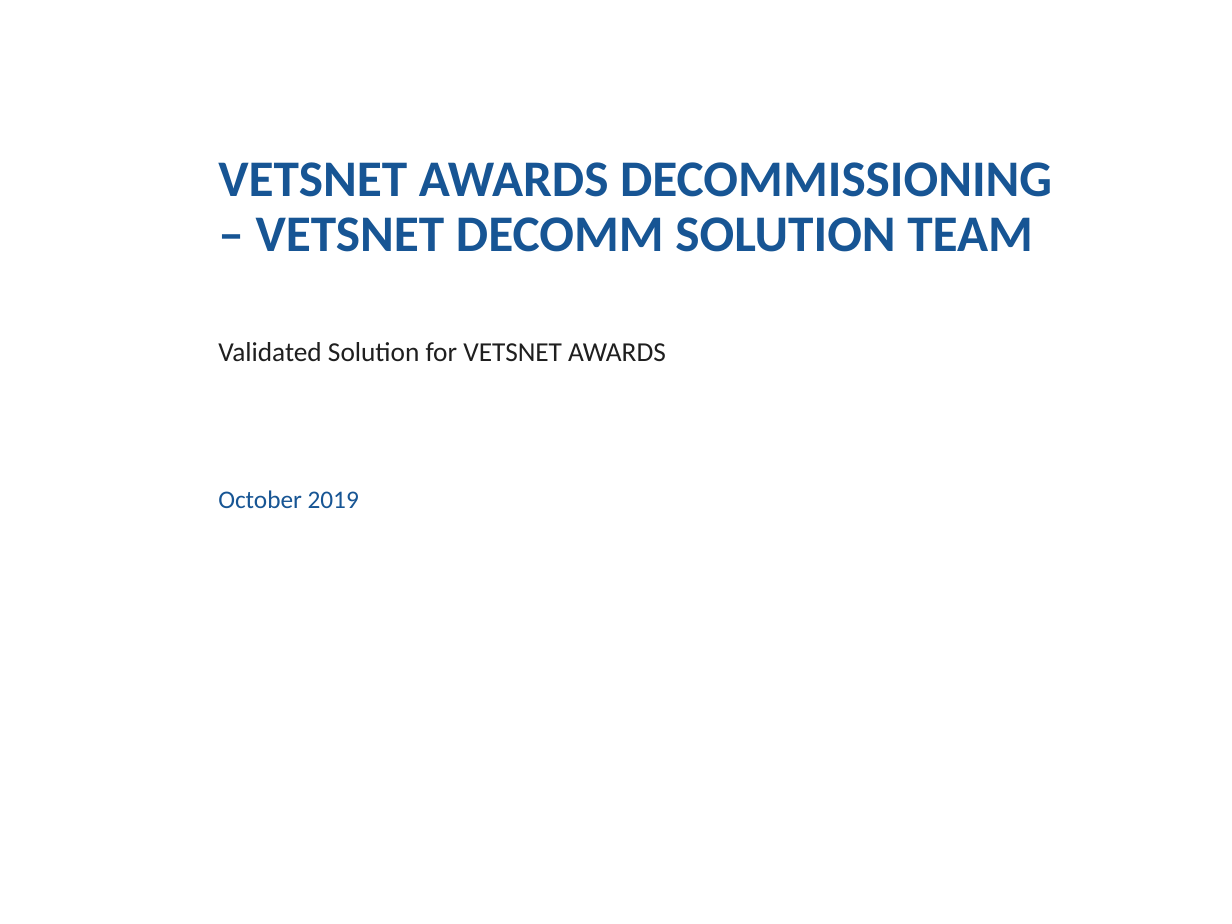
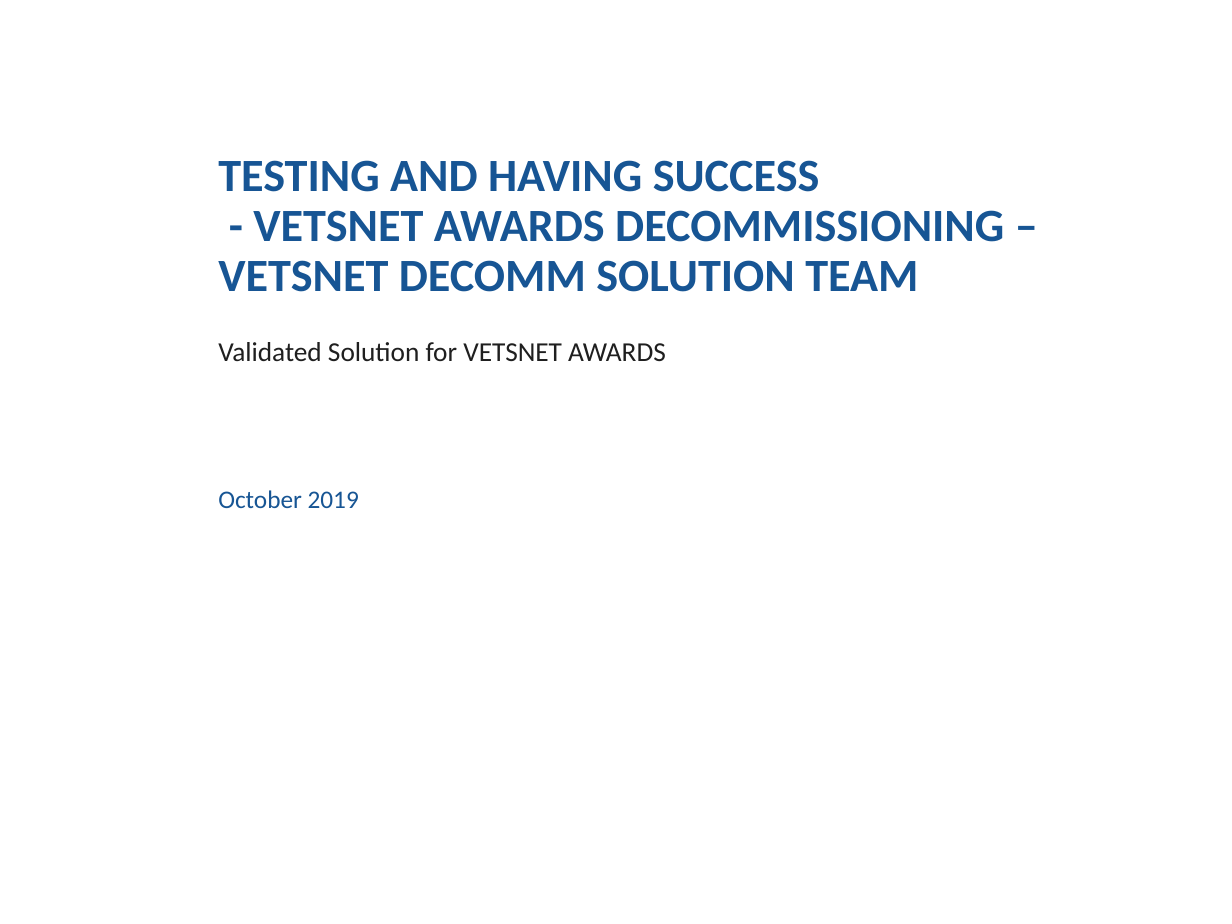
Before and after one commit to tkwanbah/Learn-Git, a slide deck: slide 1 of [Draft] AWARDS Diary Study_Vetsnet Decomm Sol.pptx. Drawn at 1232x924 pixels with LibreOffice and Linux fonts; fonts in the diff are those of the drawing; background and template pictures are left out. Boxes give left, top, right and bottom in pixels: in the first picture for what was removed or moved away, otherwise in the second. Text is boxed around its words. In the diff, an @@ line names an element or a change of style, - is before the commit and + after.

```diff
--- a/[Draft] AWARDS Diary Study_Vetsnet Decomm Sol.pptx
+++ b/[Draft] AWARDS Diary Study_Vetsnet Decomm Sol.pptx
@@ title at [218, 160, 1004, 292]: text changed; size 30 to 27 pt @@
-VETSNET AWARDS DECOMMISSIONING – VETSNET DECOMM SOLUTION TEAM
+TESTING AND HAVING SUCCESS
+- VETSNET AWARDS DECOMMISSIONING – VETSNET DECOMM SOLUTION TEAM
```
Also in this commit, not shown: 1 other file.
